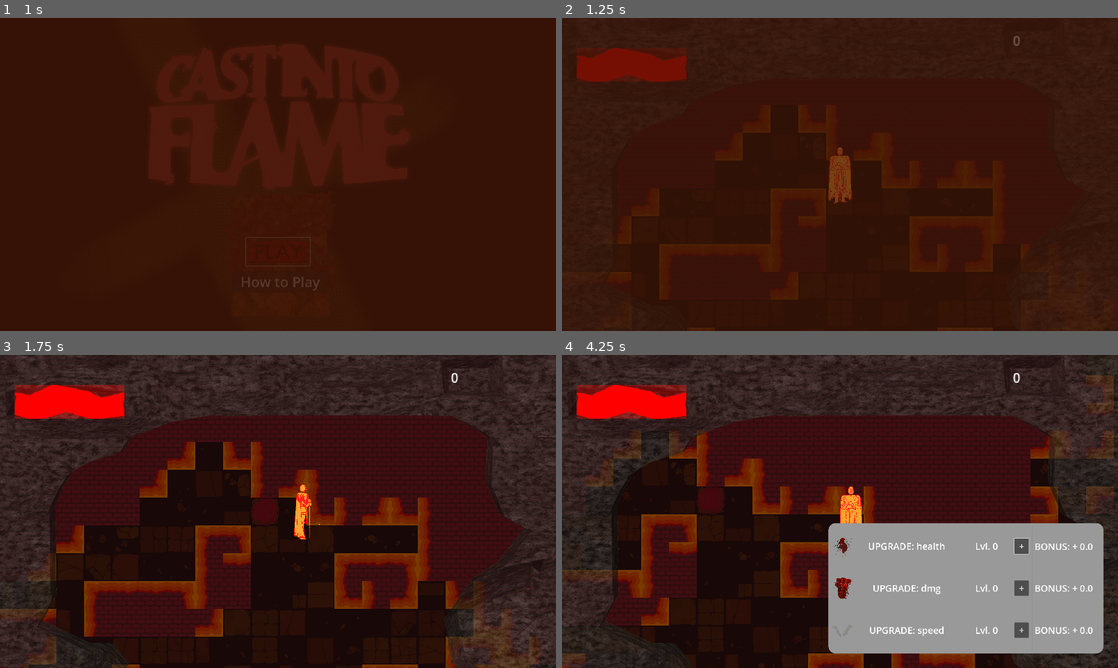
Above: before the commit, frames 1-4 (two rows, left to right).
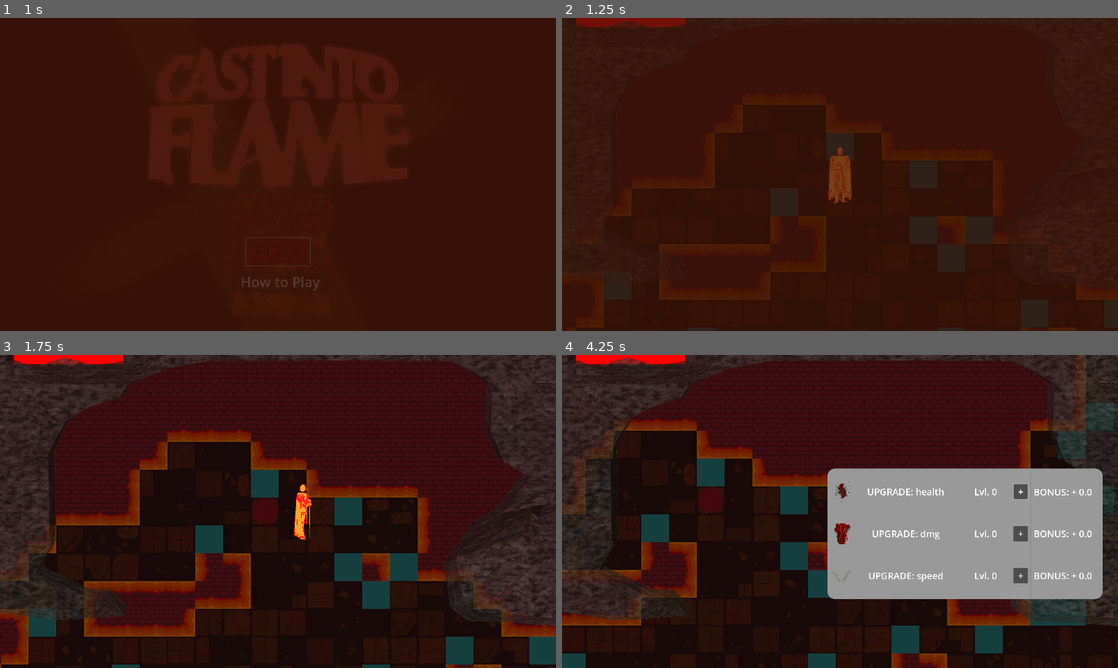
Above: after the commit, the same moments.

Repository: jible/capstone
Game: Godot game, scene res://scenes/testScenes/main_menu.tscn
The game is run twice, just before and just after one commit, with the same random seed, the same clock (stepped at 60 frames per second) and the same inputs. The engine's default icon, where the game draws it, is replaced by a stand-in: a white triangle on a blue panel in a dark square.
Inputs (mouse positions are in pixels of both pictures, inside the frame that each line leads up to):
- Up to frame 1 (1 s): click (278, 252) at 0.5 s
- Up to frame 2 (1.25 s): no input
- Up to frame 3 (1.75 s): move the mouse to (400, 495) at 1.27 s; hold Right (right) from 1.28 s (still down); hold Space (attack) from 1.28 s (still down)
- Up to frame 4 (4.25 s): move the mouse to (728, 527) at 2.02 s; release Right (right) at 2.03 s; release Space (attack) at 2.03 s; hold Down (down) 2.03-2.78 s; tap Space (attack) at 2.1, 3.6 s; move the mouse to (895, 442) at 2.77 s; hold Right (right) 2.78-3.53 s; hold Space (attack) 2.78-3.53 s; move the mouse to (812, 574) at 3.52 s; hold Tab (OpenUpgrades) from 3.53 s (still down)

Frame 1 is identical in both runs. In frame 2, 5.7% of the frame differs, in the area x 2-99%, y 0-100%; in frame 3, 27%; in frame 4, 40%, in the area x 0-100%, y 0-100%.

Commit message:
Auto tile rendering functional
In need of more tiles

Diff:
--- a/scenes/prefabs/scene_config_package.tscn
+++ b/scenes/prefabs/scene_config_package.tscn
@@ -17,64 +17,52 @@
 1:0/0/terrain_set = 0
 1:0/0/terrain = 0
 1:0/0/terrains_peering_bit/right_side = 0
-1:0/0/terrains_peering_bit/bottom_right_corner = 0
 1:0/0/terrains_peering_bit/bottom_side = 0
-1:0/0/terrains_peering_bit/bottom_left_corner = 0
 1:0/0/terrains_peering_bit/left_side = 0
 2:0/0 = 0
 2:0/0/terrain_set = 0
+2:0/0/terrain = 0
 2:0/0/terrains_peering_bit/bottom_side = 0
-2:0/0/terrains_peering_bit/bottom_left_corner = 0
 2:0/0/terrains_peering_bit/left_side = 0
 0:1/0 = 0
 0:1/0/terrain_set = 0
 0:1/0/terrain = 0
 0:1/0/terrains_peering_bit/right_side = 0
-0:1/0/terrains_peering_bit/bottom_right_corner = 0
 0:1/0/terrains_peering_bit/bottom_side = 0
 0:1/0/terrains_peering_bit/top_side = 0
-0:1/0/terrains_peering_bit/top_right_corner = 0
 1:1/0 = 0
 1:1/0/terrain_set = 0
 1:1/0/terrain = 0
 1:1/0/terrains_peering_bit/right_side = 0
-1:1/0/terrains_peering_bit/bottom_right_corner = 0
 1:1/0/terrains_peering_bit/bottom_side = 0
-1:1/0/terrains_peering_bit/bottom_left_corner = 0
 1:1/0/terrains_peering_bit/left_side = 0
-1:1/0/terrains_peering_bit/top_left_corner = 0
 1:1/0/terrains_peering_bit/top_side = 0
-1:1/0/terrains_peering_bit/top_right_corner = 0
 2:1/0 = 0
 2:1/0/terrain_set = 0
 2:1/0/terrain = 0
 2:1/0/terrains_peering_bit/bottom_side = 0
-2:1/0/terrains_peering_bit/bottom_left_corner = 0
 2:1/0/terrains_peering_bit/left_side = 0
-2:1/0/terrains_peering_bit/top_left_corner = 0
 2:1/0/terrains_peering_bit/top_side = 0
 0:2/0 = 0
 0:2/0/terrain_set = 0
+0:2/0/terrain = 0
 0:2/0/terrains_peering_bit/right_side = 0
 0:2/0/terrains_peering_bit/top_side = 0
-0:2/0/terrains_peering_bit/top_right_corner = 0
 1:2/0 = 0
 1:2/0/terrain_set = 0
 1:2/0/terrain = 0
 1:2/0/terrains_peering_bit/right_side = 0
 1:2/0/terrains_peering_bit/left_side = 0
-1:2/0/terrains_peering_bit/top_left_corner = 0
 1:2/0/terrains_peering_bit/top_side = 0
-1:2/0/terrains_peering_bit/top_right_corner = 0
 2:2/0 = 0
 2:2/0/terrain_set = 0
+2:2/0/terrain = 0
 2:2/0/terrains_peering_bit/left_side = 0
-2:2/0/terrains_peering_bit/top_left_corner = 0
 2:2/0/terrains_peering_bit/top_side = 0
 0:0/0 = 0
 0:0/0/terrain_set = 0
+0:0/0/terrain = 0
 0:0/0/terrains_peering_bit/right_side = 0
-0:0/0/terrains_peering_bit/bottom_right_corner = 0
 0:0/0/terrains_peering_bit/bottom_side = 0
 
 [sub_resource type="TileSet" id="TileSet_5qlh8"]
@@ -173,6 +161,10 @@
 [node name="CanvasLayer" type="CanvasLayer" parent="."]
 
 [node name="HUD" parent="CanvasLayer" instance=ExtResource("6_14c2j")]
+offset_left = -3.0
+offset_top = -188.0
+offset_right = -3.0
+offset_bottom = -188.0
 
 [editable path="Level Generator"]
 [editable path="Player"]
--- a/scripts/level_generator.gd
+++ b/scripts/level_generator.gd
@@ -112,6 +112,5 @@
 
 			if map.get_tile(pos).type == null:
 				modified_walls.append( Vector2i( pos ) )
-				layers["wall1"].set_cell(pos, 0,Vector2i(0,0))
 
 	layers["wall1"].set_cells_terrain_connect(modified_walls, 0 ,0 )
